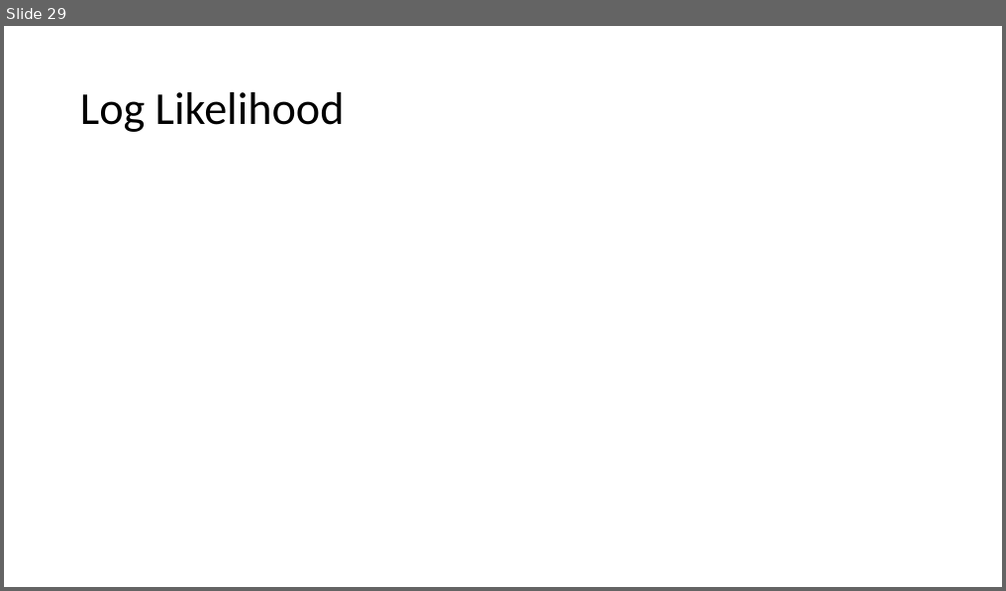
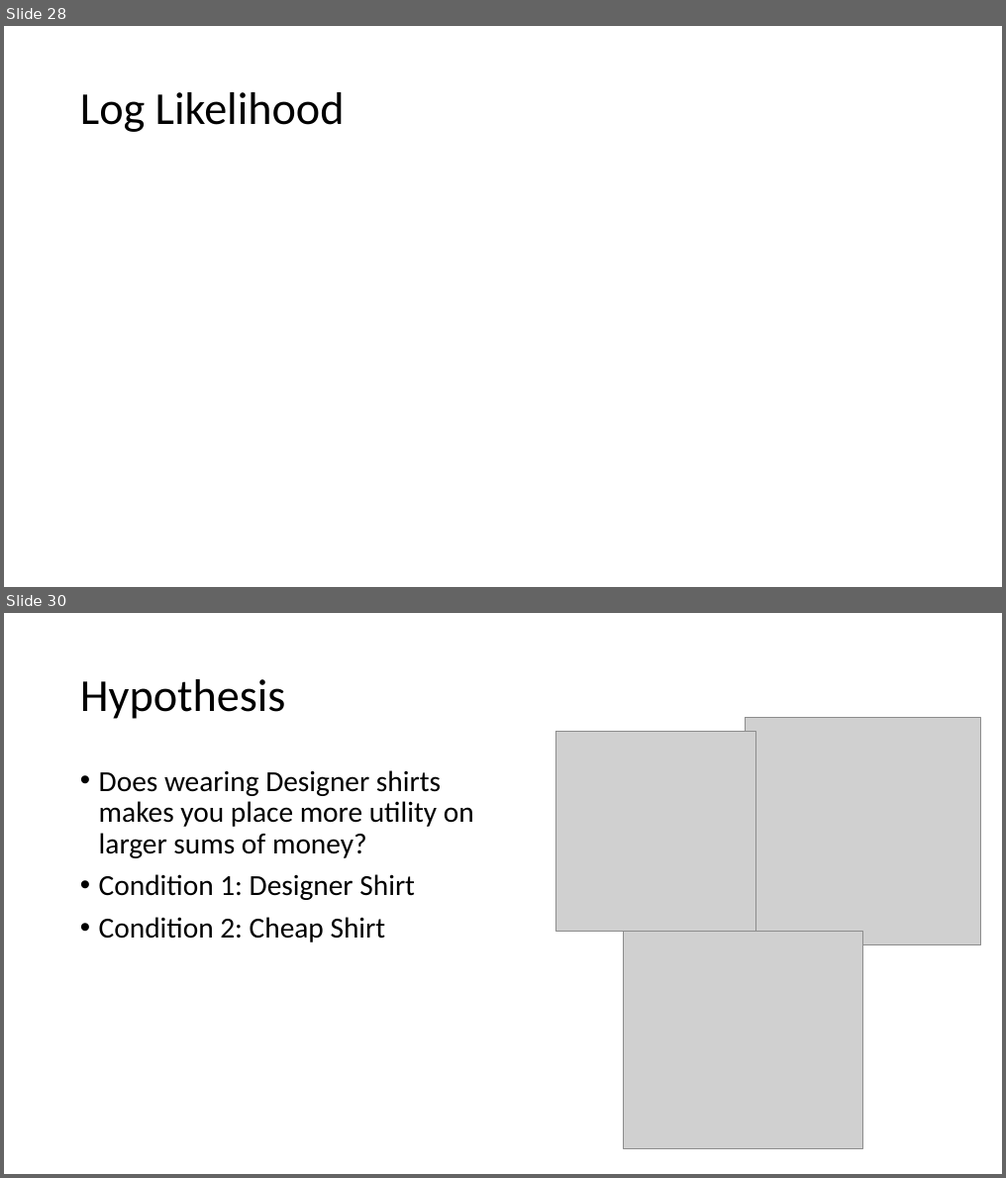
Before and after one commit to kcastanheira/Cog_modelling_tutorial, a slide deck: Modelling Tutorial.pptx. Shown one above the other, each under a label of ours: slide 29 before the commit, slides 28 and 30 after it; the slides between them are not shown. The pictures are 1006x591 and 1006x1178 pixels, drawn with LibreOffice and Linux fonts; fonts in the diff are those of the drawing; grey boxes stand for pictures. Boxes give left, top, right and bottom in pixels: in the first picture for what was removed or moved away, otherwise in the second. Text is boxed around its words. In the diff, an @@ line names an element or a change of style, - is before the commit and + after.

```diff
--- a/Modelling Tutorial.pptx
+++ b/Modelling Tutorial.pptx
@@ slide 30 added at (4, 613, 1002, 1174), background #FFFFFF @@
@@ title added at (80, 679, 286, 719), 44 pt, text #000000 @@
+Hypothesis
@@ picture added at (556, 731, 756, 931) @@
@@ picture added at (746, 717, 980, 945) @@
@@ text added at (99, 770, 474, 943), 28 pt, text #000000 @@
+• Does wearing Designer shirts makes you place more utility on larger sums of money?
+• Condition 1: Designer Shirt
+• Condition 2: Cheap Shirt
@@ picture added at (623, 931, 862, 1149) @@
@@ what was slide 29 is now slide 28 @@
```
Also in this commit, not shown: 4 other slides added.
